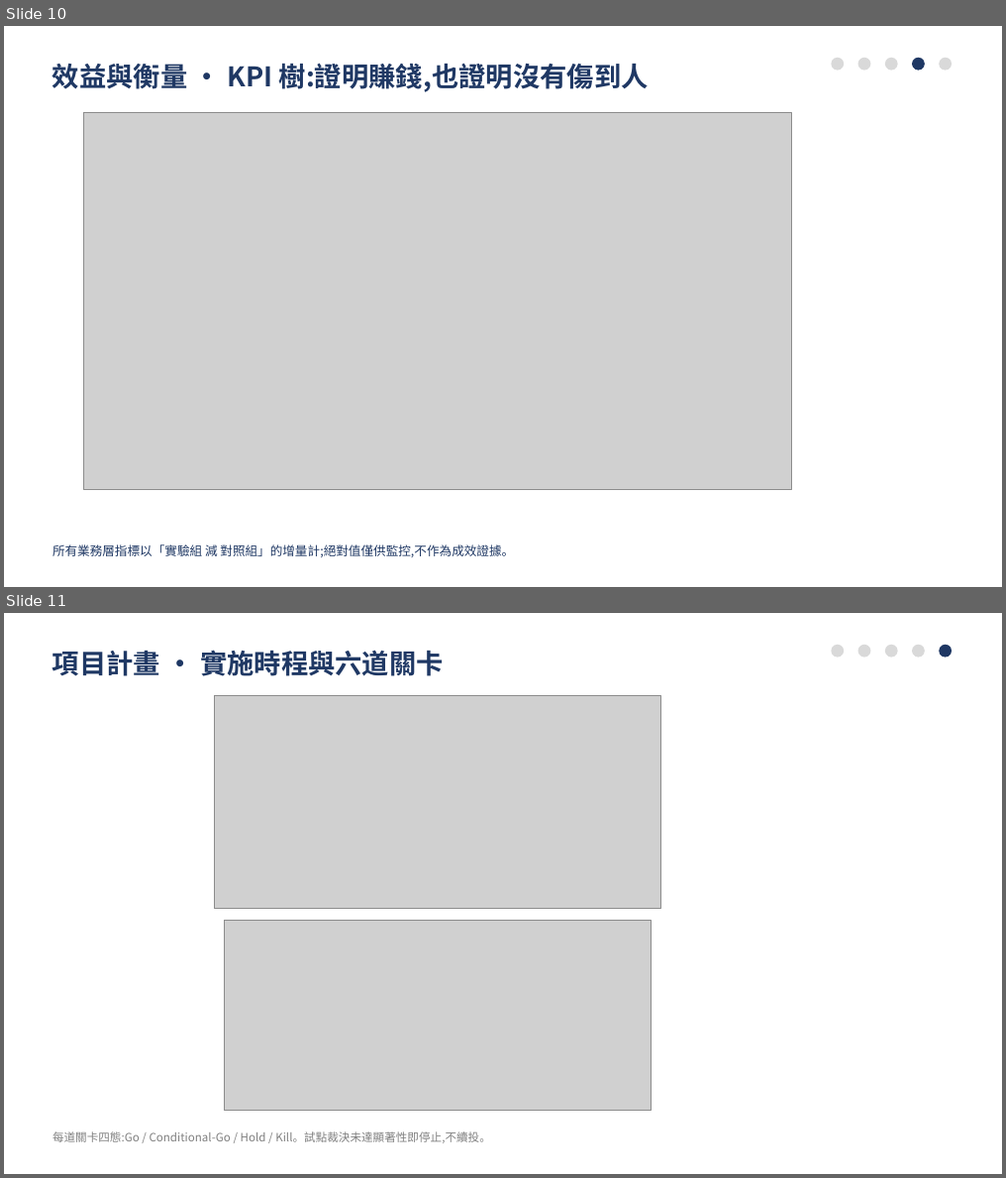
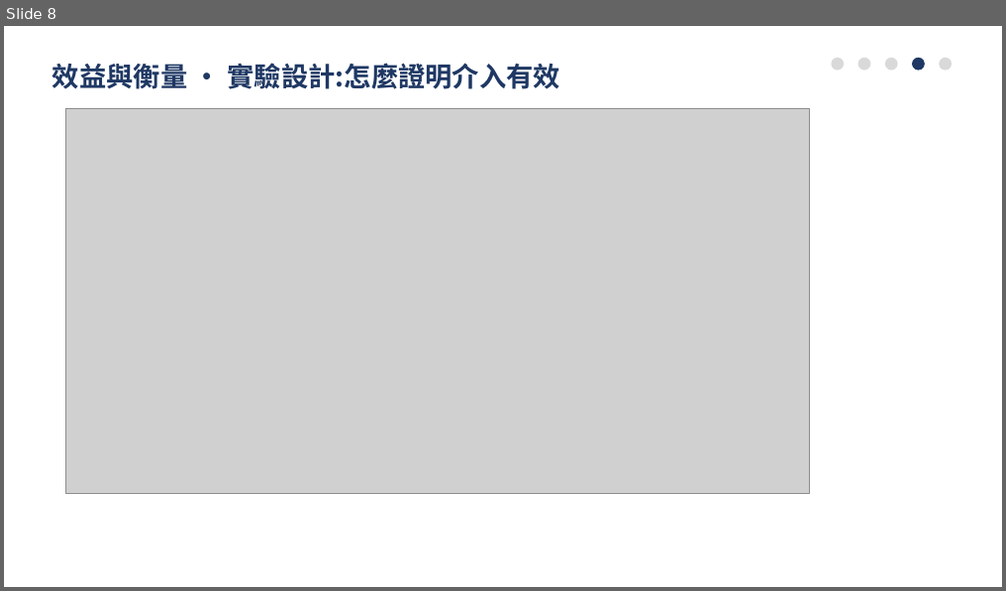
Before and after one commit to pokai-huang0828/UTS_workspace, a slide deck: Artificial Intelligence for Enterprises/Assessment3/Huang_26254793_421104_Assessment 3.pptx. Shown one above the other, each under a label of ours: slides 10 and 11 before the commit, slide 8 after it. The pictures are 1006x1178 and 1006x591 pixels, drawn with LibreOffice and Linux fonts; fonts in the diff are those of the drawing; grey boxes stand for pictures. Boxes give left, top, right and bottom in pixels: in the first picture for what was removed or moved away, otherwise in the second. Text is boxed around its words. In the diff, an @@ line names an element or a change of style, - is before the commit and + after.

```diff
--- a/Artificial Intelligence for Enterprises/Assessment3/Huang_26254793_421104_Assessment 3.pptx
+++ b/Artificial Intelligence for Enterprises/Assessment3/Huang_26254793_421104_Assessment 3.pptx
@@ slide 11 removed at box(4, 613, 1002, 1174), background #FFFFFF @@
@@ text removed at box(53, 650, 444, 676) @@
-項目計畫 · 實施時程與六道關卡
@@ ellipse removed at box(832, 645, 844, 658) @@
@@ ellipse removed at box(858, 645, 871, 658) @@
@@ ellipse removed at box(885, 645, 898, 658) @@
@@ ellipse removed at box(912, 645, 925, 658) @@
@@ ellipse removed at box(939, 645, 951, 658) @@
@@ picture removed at box(214, 695, 660, 909) @@
@@ picture removed at box(224, 920, 650, 1111) @@
@@ text removed at box(53, 1132, 490, 1144) @@
-每道關卡四態:Go / Conditional-Go / Hold / Kill。試點裁決未達顯著性即停止,不續投。
@@ what was slide 10 is now slide 8 @@
@@ slide 8 changed as well @@
@@ text at box(53, 63, 560, 89): text changed @@
-效益與衡量 · KPI 樹:證明賺錢,也證明沒有傷到人
+效益與衡量 · 實驗設計:怎麼證明介入有效
@@ picture: place and size @@
-picture at box(83, 112, 792, 490)
+picture at box(66, 108, 810, 494)
@@ text removed at box(53, 545, 514, 558) @@
-所有業務層指標以「實驗組 減 對照組」的增量計;絕對值僅供監控,不作為成效證據。
```
Also in this commit, not shown: 4 other slides changed, 9 slides added, 8 other slides removed, 22 other files.
